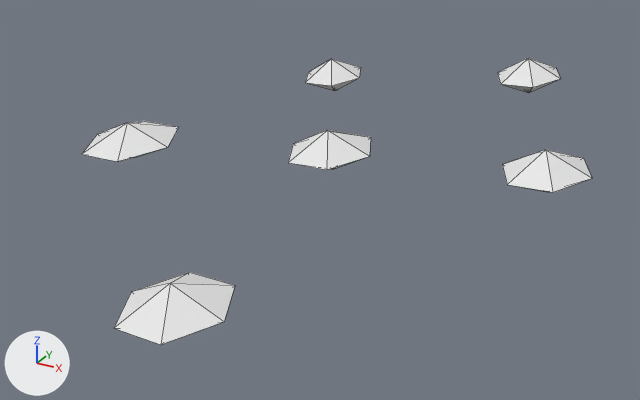
An edit to the OBJ model assets/meshes/RafflesiaBeast/RafflesiaBeast_Wart_Petal3.obj, drawn before and after from the same camera.
Camera for both pictures: a 50 mm lens placed at (5.91, -10.27, 4.48), pointed at (0.32, -0.12, -0.6). Arrows for +X, +Y and +Z are at lower left; the lights stay in place. The older version comes first. Mesh edges are drawn as thin lines. Where no turn or scale is listed for an object, it has been applied to the vertices. Vertices at exactly the same position are counted once.

In view in the first picture: 'RafflesiaBeast_Wart_Petal3'.
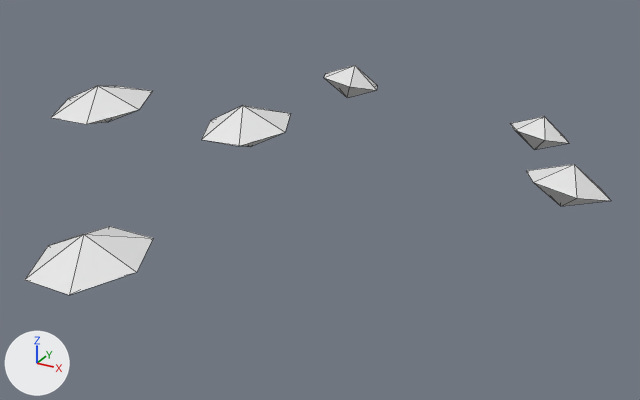
Pixel boxes [x1, y1, x2, y2] of what changed, in the pictures (640 x 400 px; the box of a moved part takes in the faces that stretch with it):
'RafflesiaBeast_Wart_Petal3', reshaped (15% wider, 20% shorter): before [82, 58, 592, 345]; after [25, 65, 611, 295]
part 1 of me_rafflesiabeast_wart_petal3, moved or reshaped: before [114, 272, 235, 345]; after [25, 226, 153, 295]
part 2 of me_rafflesiabeast_wart_petal3, moved or reshaped: before [82, 121, 179, 162]; after [51, 86, 152, 124]
part 3 of me_rafflesiabeast_wart_petal3, moved or reshaped: before [288, 130, 371, 170]; after [201, 106, 291, 147]
part 4 of me_rafflesiabeast_wart_petal3, deleted: before [498, 58, 561, 93]
part 5 of me_rafflesiabeast_wart_petal3, reshaped: before [305, 59, 361, 91]; after [324, 65, 569, 150]
part 6 of me_rafflesiabeast_wart_petal3, moved or reshaped: before [502, 150, 592, 192]; after [527, 164, 611, 206]

What the commit changed:
me_rafflesiabeast_wart_petal3 is used by ob_rafflesiabeast_wart_petal3; location (0.0, 0.0, 0.0).
me_rafflesiabeast_wart_petal3 had 48 vertices, 72 faces and spanned x -3.94..3.94, y -4.25..4.25, z -0.8..0.8.
me_rafflesiabeast_wart_petal3 now has 48 vertices, 72 faces and spans x -4.12..4.12, y -4.7..4.7, z -0.89..0.89.
me_rafflesiabeast_wart_petal3 part 1: the loose piece of 8 vertices spanning x -0.26..1.13, y -4.25..-2.98, z -0.8..-0.21 is moved by (-0.74, -0.45, 0.61).
me_rafflesiabeast_wart_petal3 part 2: the loose piece of 8 vertices spanning x -3.94..-2.35, y -0.77..0.68, z -0.62..-0.03 is moved by (-0.19, -0.36, 0.67).
me_rafflesiabeast_wart_petal3 part 3: the loose piece of 8 vertices spanning x -0.26..1.03, y -0.53..0.65, z -0.18..0.41 is moved by (-0.81, -0.88, 0.48).
me_rafflesiabeast_wart_petal3 part 4: the loose piece of 8 vertices spanning x 1.54..2.63, y 3.25..4.25, z 0.21..0.8 is deleted.
Part 5, on me_rafflesiabeast_wart_petal3:
8 vertices are removed from x -1.8..-0.71, y 2.74..3.74, z -0.11..0.49.
12 faces are deleted.
16 vertices are added at x -1.56..2.79, y 2.96..4.7, z -0.89..0.34.
24 new faces join them.
Part 6, on me_rafflesiabeast_wart_petal3:
8 vertices are removed from x 2.75..3.94, y -0.16..0.93, z -0.05..0.55.
12 faces are deleted.
8 vertices are added at x 2.94..4.12, y 0.33..1.42, z -0.38..0.2.
12 new faces join them.
